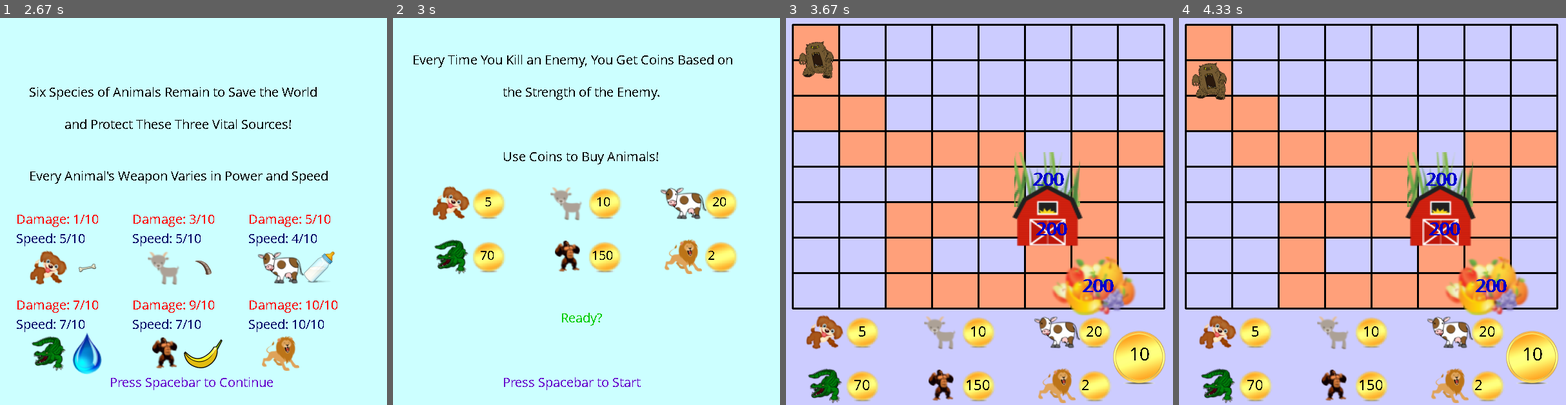
Above: before the commit, frames 1-4 (left to right).
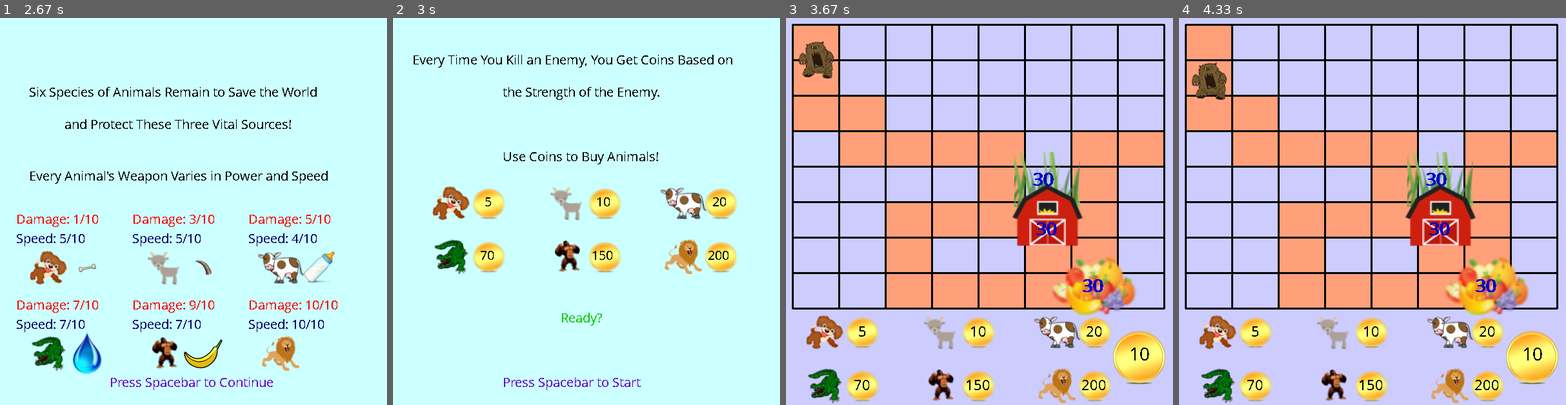
Above: after the commit, the same moments.

Repository: sdomala/Animal-Survival
Game: pygame game, started from CreateGame.py
The game is run twice, just before and just after one commit, with the same random seed, the same clock (stepped at 60 frames per second) and the same inputs.
Inputs (mouse positions are in pixels of both pictures, inside the frame that each line leads up to):
- Up to frame 1 (2.67 s): press the mouse at (154, 385) at 0.37 s; move the mouse to (216, 238) at 0.47 s; release the mouse at (278, 91) at 0.6 s; press the mouse at (193, 308) at 0.7 s; move the mouse to (127, 192) at 0.8 s; release the mouse at (65, 76) at 0.93 s; tap Space at 1, 2.33 s
- Up to frame 2 (3 s): tap Space at 2.67 s
- Up to frame 3 (3.67 s): tap Space at 3.07, 3.37 s
- Up to frame 4 (4.33 s): no input

Frame 1 is identical in both runs. In frame 2, less than 0.1% of the frame differs, in the area x 83-87%, y 60-63%; in frame 3, 0.3%, in the area x 63-85%, y 40-97%; in frame 4, 0.3%.

Commit message:
Update CreateGame.py

Diff:
--- a/CreateGame.py
+++ b/CreateGame.py
@@ -2,7 +2,7 @@
 # Name: Saisiddarth Domala
 # andrewID: sdomala
 # Section: O
-# Last modified 11/28/18
+# Last modified 12/5/18
 
 # Citation: Got this starter class from Pygame manual from 112 website
 # Created by Lukas Peraza
@@ -83,7 +83,7 @@
         self.cowPrice = 20
         self.alligatorPrice =70
         self.gorillaPrice = 150
-        self.lionPrice = 2
+        self.lionPrice = 200
         self.stopMoving = False
         self.weaponCounter = 0
         self.levelDisplay = False
@@ -100,9 +100,9 @@
         self.fruitLength = 0
         self.grassLength = 0
         self.barnLength = 0
-        self.grassHealth = 200
-        self.fruitHealth = 200
-        self.barnHealth = 200
+        self.grassHealth = 30
+        self.fruitHealth = 30
+        self.barnHealth = 30
         self.firstGrass = False
         self.firstBarn = False
         self.firstFruit = False
@@ -580,7 +580,7 @@
 # Called approximately every 20 milliseconds and updates position of enemies
 
     def timerFired(self, dt):
-        print (self.counter)
+
         self.tempCounter += 1
         counter = 0
         for enemy in self.enemies:
@@ -1233,7 +1233,7 @@
         screen.fill (self.black)
         # pygame.font.init()
         myfont = pygame.font.SysFont('Comic Sans MS', 30)
-        textsurface = myfont.render("Welcome to Level " + str (self.level-3) + "!", False, (255,255,255))
+        textsurface = myfont.render("Welcome to Level " + str (self.level-4) + "!", False, (255,255,255))
         screen.blit(textsurface,(self.width/2 - 135, self.height/2 - 100))
 
         textsurface2 = myfont.render ("Press Space Bar to Continue", False, (255, 255, 255))
@@ -1382,13 +1382,27 @@
         myfont = pygame.font.SysFont ("Comic Sans MS", 30)
         myfont.set_bold (True)
         displayGrassHealth = myfont.render (str (math.ceil(self.grassHealth)), False, (0,0,204))
-        screen.blit (displayGrassHealth, (self.grassSlot[0] + 12, self.grassSlot[1]))
+        if len (str (math.ceil (self.grassHealth))) > 1 :
+            screen.blit (displayGrassHealth, (self.grassSlot[0] + 12, self.grassSlot[1]))
+
+        else :
+            screen.blit (displayGrassHealth, (self.grassSlot[0] + 22, self.grassSlot[1]))
 
         displayFruitHealth = myfont.render (str (math.ceil (self.fruitHealth)), False, (0,0,204))
-        screen.blit (displayFruitHealth, (self.fruitSlot[0] + 17, self.fruitSlot[1]))
+
+        if len (str (math.ceil (self.fruitHealth))) > 1 :
+            screen.blit (displayFruitHealth, (self.fruitSlot[0] + 17, self.fruitSlot[1]))
+
+        else :
+            screen.blit (displayFruitHealth, (self.fruitSlot[0] + 27, self.fruitSlot[1]))
 
         displayBarnHealth = myfont.render (str (math.ceil (self.barnHealth)), False, (0,0,204))
-        screen.blit (displayBarnHealth, (self.barnSlot[0] + 17, self.barnSlot[1] + 22))
+
+        if len (str (math.ceil (self.barnHealth))) > 1 :
+            screen.blit (displayBarnHealth, (self.barnSlot[0] + 17, self.barnSlot[1] + 22))
+
+        else :
+            screen.blit (displayBarnHealth, (self.barnSlot[0] + 27, self.barnSlot[1] + 22))
 
 
         if self.damage == None or self.damage == 0 :
